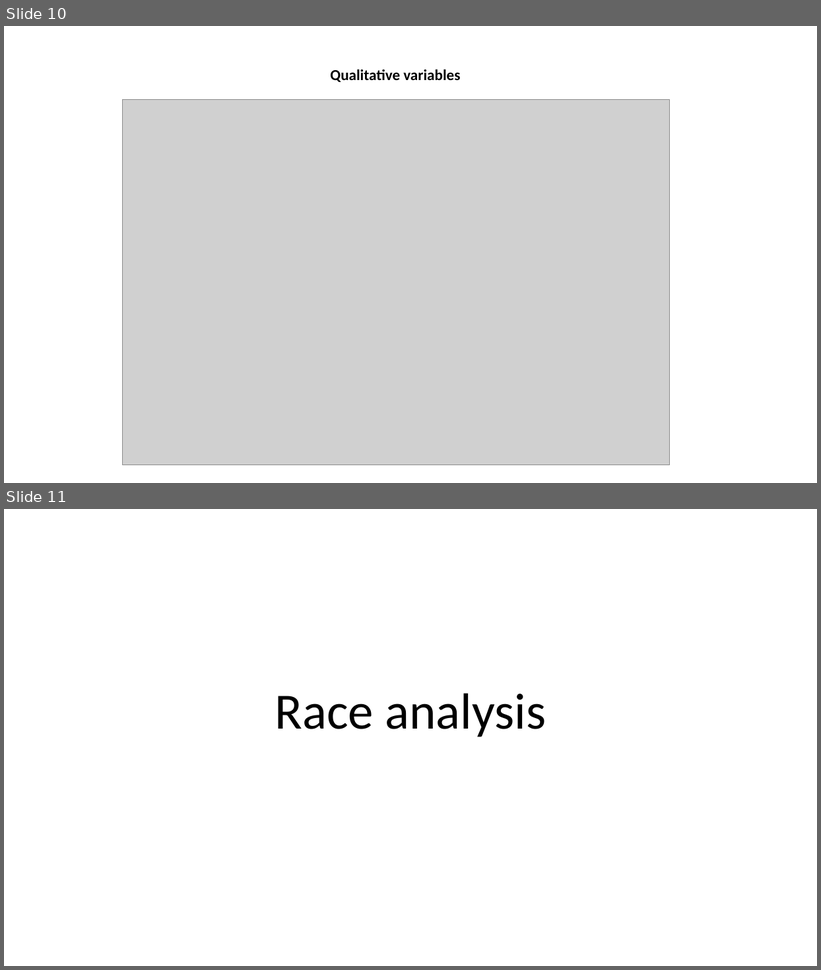
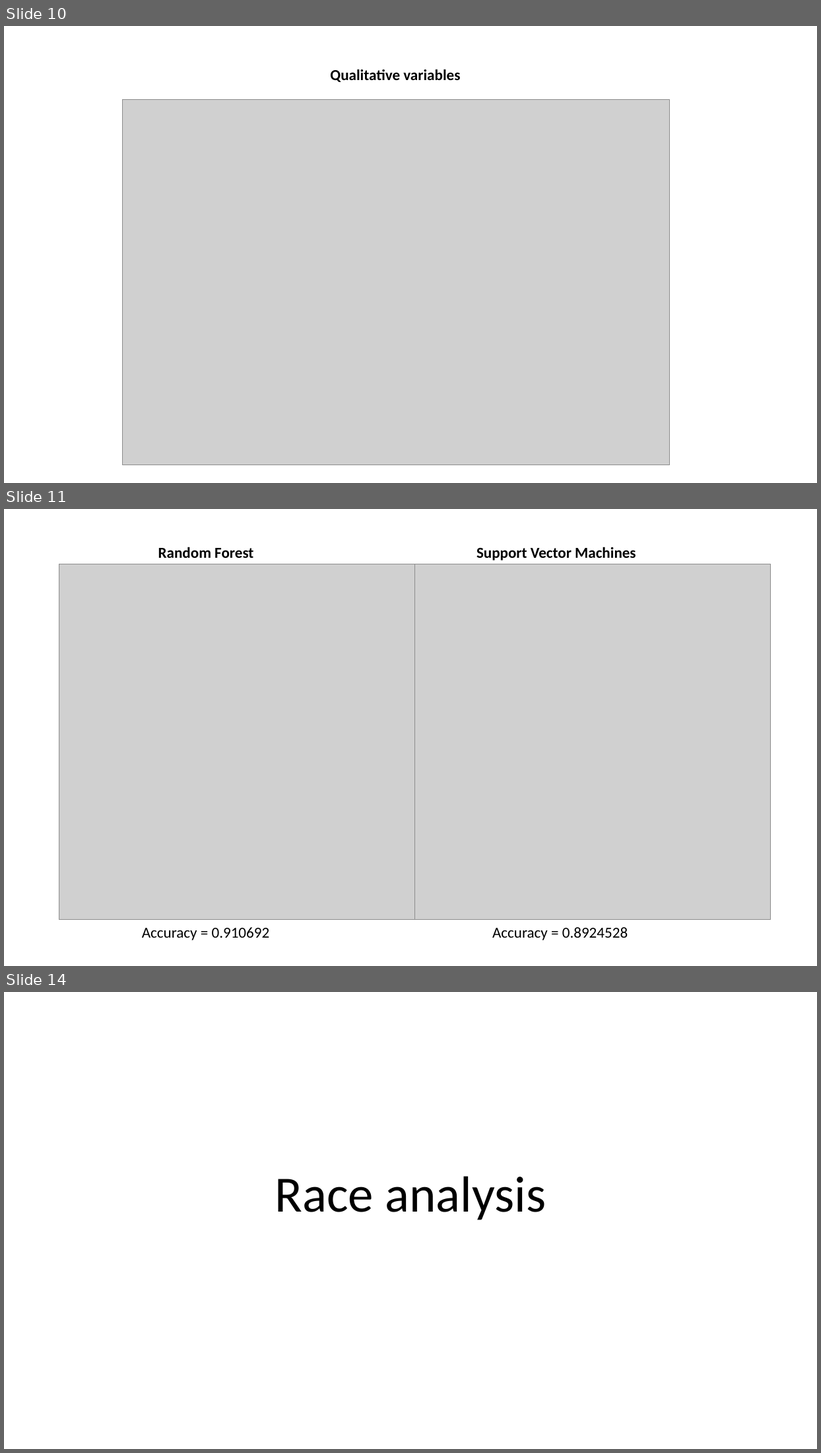
Before and after one commit to CIAT-DAPA/gap_analysis_landraces, a slide deck: landraces_classification/classification_algorithms/Landrace_Gap_Analysis-results.pptx. Shown one above the other, each under a label of ours: slides 10 and 11 before the commit, slides 10, 11 and 14 after it; the slides between them are not shown. The pictures are 821x970 and 821x1453 pixels, drawn with LibreOffice and Linux fonts; fonts in the diff are those of the drawing; grey boxes stand for pictures. Boxes give left, top, right and bottom in pixels: in the first picture for what was removed or moved away, otherwise in the second. Text is boxed around its words. In the diff, an @@ line names an element or a change of style, - is before the commit and + after.

```diff
--- a/landraces_classification/classification_algorithms/Landrace_Gap_Analysis-results.pptx
+++ b/landraces_classification/classification_algorithms/Landrace_Gap_Analysis-results.pptx
@@ slide 11 added at (4,509,817,966), background #FFFFFF @@
@@ text added at (158,547,253,558), 18 pt, text #000000, bold @@
+Random Forest
@@ text added at (477,547,636,560), 18 pt, text #000000, bold @@
+Support Vector Machines
@@ picture added at (59,564,415,920) @@
@@ picture added at (415,564,770,920) @@
@@ text added at (142,927,270,941), 18 pt, text #000000 @@
+Accuracy = 0.910692
@@ text added at (492,927,628,941), 18 pt, text #000000 @@
+Accuracy = 0.8924528
@@ what was slide 11 is now slide 14 @@
```
Also in this commit, not shown: 2 other slides added, 1 other file.
